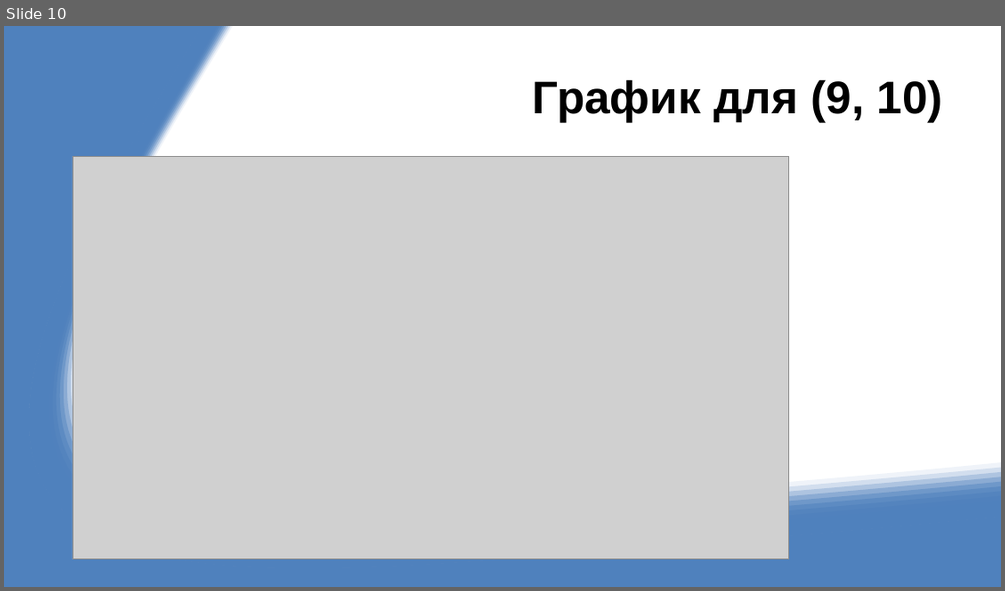
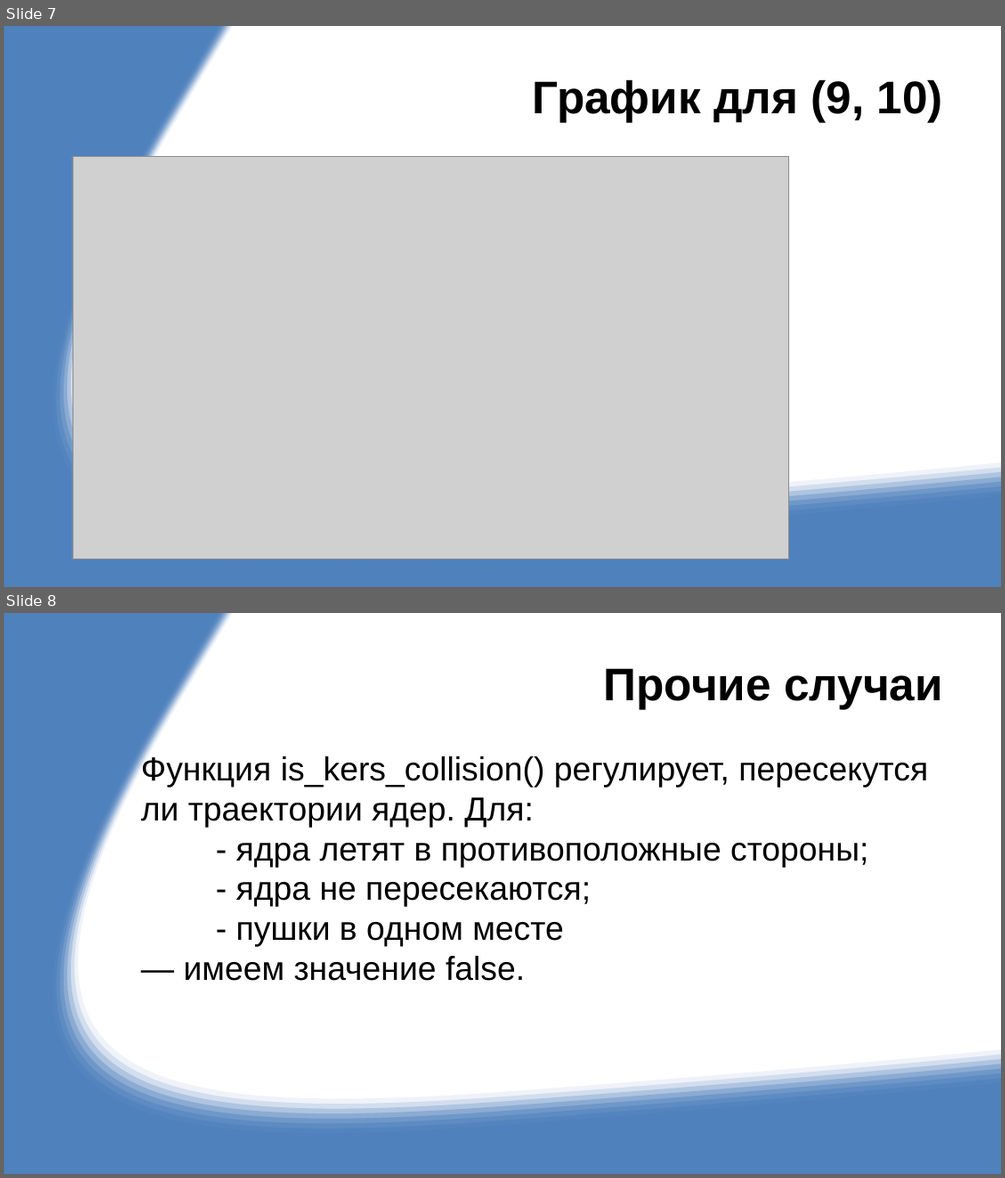
Before and after one commit to g0lubew-iv/g0lubew_i_m, a slide deck: Report.pptx. Shown one above the other, each under a label of ours: slide 10 before the commit, slides 7 and 8 after it. The pictures are 1005x591 and 1005x1178 pixels, drawn with LibreOffice and Linux fonts; fonts in the diff are those of the drawing; grey boxes stand for pictures. Boxes give left, top, right and bottom in pixels: in the first picture for what was removed or moved away, otherwise in the second. Text is boxed around its words. In the diff, an @@ line names an element or a change of style, - is before the commit and + after.

```diff
--- a/Report.pptx
+++ b/Report.pptx
@@ slide 8 added at (4,613,1001,1174), background #FFFFFF; not listed: 12 template elements that a slide beside it also shows @@
@@ title added at (604,668,943,709), 44 pt, text #000000, bold @@
+Прочие случаи
@@ text added at (141,755,928,981), 32 pt, text #000000 @@
+Функция is_kers_collision() регулирует, пересекутся ли траектории ядер. Для:
+- ядра летят в противоположные стороны;
+- ядра не пересекаются;
+- пушки в одном месте
+— имеем значение false.
@@ what was slide 10 is now slide 7 @@
```
Also in this commit, not shown: 2 slides changed, 3 slides removed, 4 other files.
